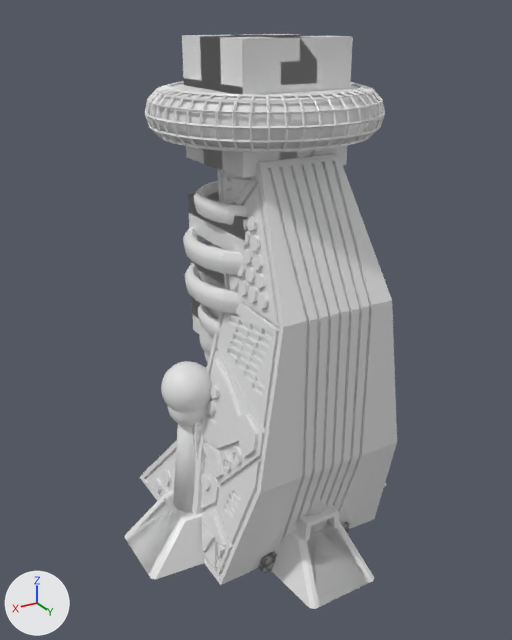
Two versions of the FBX model theUnityProject/Assets/_Kniggas/TeslaTrooper/FBX/TeslaTower_Skins.fbx, one commit apart.
Camera for both pictures: a 50 mm camera at (0.0423, 0.0687, 0.0628) aimed at (0.001, -0.0002, 0.0283). The lights are fixed; the arrows at lower left show +X, +Y and +Z. Where no turn or scale is listed for an object, it has been applied to the vertices.

The older version as bpy lines, for what is in view:
```python
me_body_reduced = bpy.data.meshes.new('Body-Reduced')
me_body_reduced.from_pydata(...)  # 863 vertices, 1677 faces; spans x -0.0119..0.0119, y -0.0312..0.0, z 0.0..0.0496
me_body_reduced.materials.append(mat_matnodblack)  # white #e7e7e7
me_body_reduced_001 = bpy.data.meshes.new('Body-Reduced.001')
me_body_reduced_001.from_pydata(...)  # 1158 vertices, 1568 faces; spans x -0.0121..0.0121, y -0.0253..-0.0017, z 0.0016..0.0477
me_body_reduced_001.materials.append(mat_matnodblack)  # white #e7e7e7
me_crystal = bpy.data.meshes.new('Crystal')
me_crystal.from_pydata(...)  # 229 vertices, 448 faces; spans x -3.5..3.6, y 0.8..44.0, z 5.7..22.5
me_crystal.materials.append(mat_matnodemission)  # white #e7e7e7
me_cube_007 = bpy.data.meshes.new('Cube.007')
me_cube_007.from_pydata(...)  # 56 vertices, 54 faces; spans x -0.00654..0.00654, y -0.00654..0.00654, z -0.00654..0.00654
me_cube_007.materials.append(mat_diamond)  # its picture is missing
ob_mc_orb_scepter = bpy.data.objects.new('MC_Orb_Scepter', me_cube_007)
ob_mc_orb_scepter.location = (0.0, 0.0, 0.0542)
ob_nod_base_center = bpy.data.objects.new('Nod_Base_Center', me_body_reduced)
ob_nod_base_center.location = (0.0, 0.015, -0.0005)
ob_nod_base_tubes = bpy.data.objects.new('Nod_Base_Tubes', me_body_reduced_001)
ob_nod_base_tubes.location = (0.0, 0.015, -0.0005)
ob_nod_emission = bpy.data.objects.new('Nod_Emission', me_crystal)
ob_nod_emission.location = (0.0, 0.015, -0.0005)
ob_nod_emission.rotation_euler = (1.571, 0.0, 0.0)  # degrees (90, 0, 0)
ob_nod_emission.scale = (0.00135, 0.00135, 0.00135)
# also in view: 'MC_Orb' at (0.0, 0.0, 0.0542); 'MC_Circles_Scepter' at (0.0, 0.0, 0.0346); 'Mastery_Base_Pillars_Color' at (0.0001, 0.0, 0.0085); 'Mastery_Circles' at (0.0, 0.0, 0.0339); 'Mastery_Orb' at (0.0, 0.0, 0.0531)
```
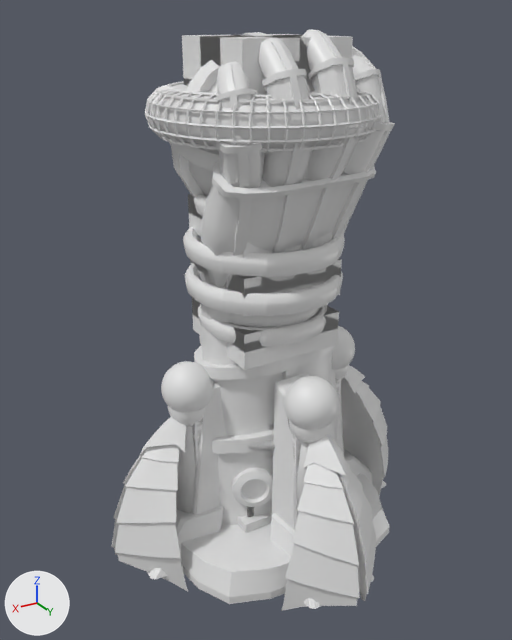
Pixel boxes (x1, y1, x2, y2) of what changed, in the pictures (512 x 640 px):
'Nod_Base_Center', deleted
    before: (140, 154, 397, 585)
'Nod_Tower', added
    after: (111, 29, 390, 611)
'Nod_Base_Pillars_Colors', added
    after: (194, 33, 395, 454)
'Nod_Base_Tubes', deleted
    before: (153, 178, 269, 568)
'Nod_Emission', moved, rescaled, turned (not visible before)
    after: (144, 72, 380, 591)
'MC_Orb_Scepter', unchanged, covered by the edit
    before: (182, 34, 353, 178)
    after: (182, 34, 353, 94)
'Mastery_Circles', unchanged, uncovered by the edit
    before: (183, 227, 247, 336)
    after: (183, 227, 345, 347)
'Tower_Base_Pillars_Color_Scepter', unchanged, uncovered by the edit
    before: (192, 367, 297, 531)
    after: (192, 369, 345, 531)
'Mastery_Base_Pillars_Color', unchanged, covered by the edit
    before: (127, 495, 369, 606)
    after: (146, 450, 352, 606)

Edits to the bpy script that builds the scene:
```text
Add mat_nodteslatower_001:
    mat_nodteslatower_001 = principled_material('NodTeslaTower.001')
    mat_nodteslatower_001.base_color = (0.8, 0.8, 0.8)  # white #e7e7e7
    mat_nodteslatower_001.roughness = 0.4
Add me_cube_030:
    me_cube_030.from_pydata(...)  # 1263 vertices, 1011 faces; spans x -0.0135..0.0098, y -0.007..0.0123, z 0.0011..0.0611
    me_cube_030.materials.append(mat_nodteslatower_001)  # white #e7e7e7
Add me_cube_008:
    me_cube_008.from_pydata(...)  # 2011 vertices, 1546 faces; spans x -0.022..0.0217, y -0.0218..0.0219, z -0.0028..0.0614
    me_cube_008.materials.append(mat_nodteslatower_001)  # white #e7e7e7
Remove ob_nod_base_tubes:
    ob_nod_base_tubes = bpy.data.objects.new('Nod_Base_Tubes', me_body_reduced_001)
    ob_nod_base_tubes.location = (0.0, 0.015, -0.0005)
Change ob_nod_emission:
    ob_nod_emission.rotation_euler: (1.571, 0.0, 0.0) -> (0.0, 0.0, 0.0)  # degrees (90, 0, 0) -> degrees (0, 0, 0)
    ob_nod_emission.location: (0.0, 0.015, -0.0005) -> (0.0, 0.0, 0.0)
    ob_nod_emission.scale: (0.00135, 0.00135, 0.00135) -> (0.01, 0.01, 0.01)
Remove ob_nod_base_center:
    ob_nod_base_center = bpy.data.objects.new('Nod_Base_Center', me_body_reduced)
    ob_nod_base_center.location = (0.0, 0.015, -0.0005)
Add ob_nod_base_pillars_colors:
    ob_nod_base_pillars_colors = bpy.data.objects.new('Nod_Base_Pillars_Colors', me_cube_030)
    ob_nod_base_pillars_colors.location = (0.0, 0.0, 0.0)
Add ob_nod_tower:
    ob_nod_tower = bpy.data.objects.new('Nod_Tower', me_cube_008)
    ob_nod_tower.location = (0.0, 0.0, 0.0)
```
